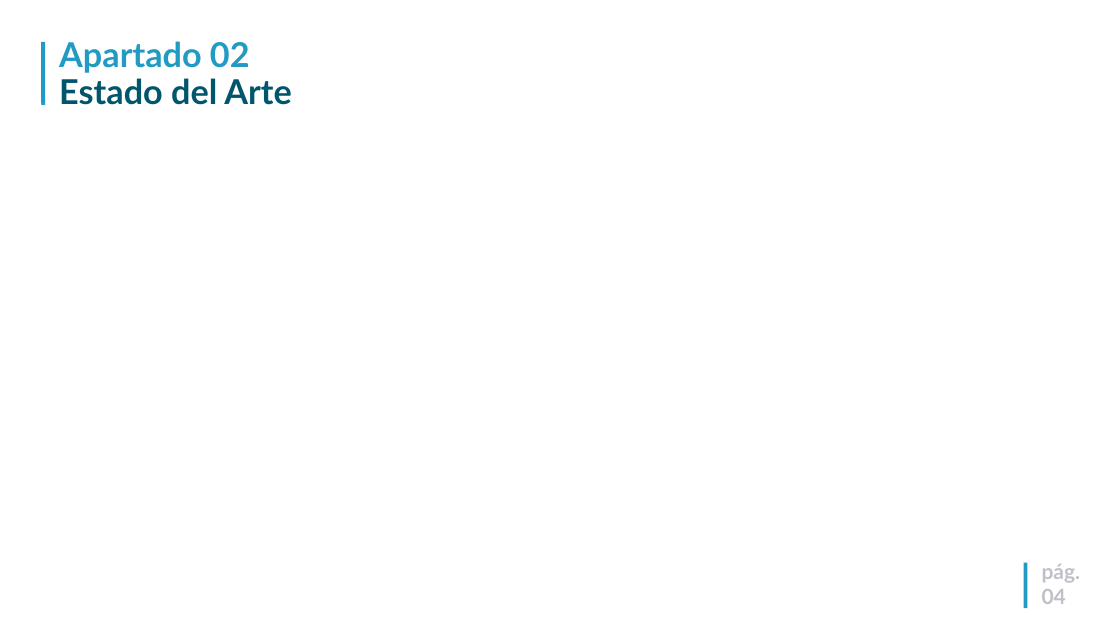
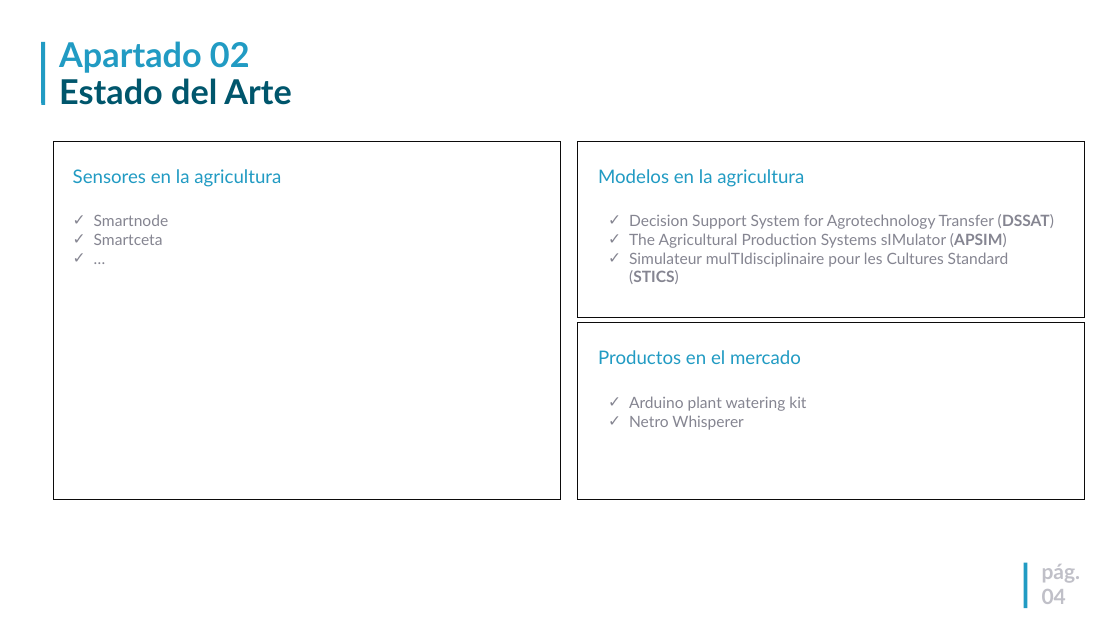
Before and after one commit to rgb2021/TFG, a slide deck: slide 4 of docs/presentacion.ppt. Drawn at 1120x630 pixels with LibreOffice and Linux fonts; fonts in the diff are those of the drawing; background and template pictures are left out. Boxes give left, top, right and bottom in pixels: in the first picture for what was removed or moved away, otherwise in the second. Text is boxed around its words. In the diff, an @@ line names an element or a change of style, - is before the commit and + after.

```diff
--- a/docs/presentacion.ppt
+++ b/docs/presentacion.ppt
@@ rectangle added at box(54, 141, 560, 499), fill #FFFFFF, outline #0C0B0B 0.99 pt @@
@@ rectangle added at box(578, 141, 1084, 318), fill #FFFFFF, outline #0C0B0B 0.99 pt @@
@@ rectangle added at box(67, 162, 511, 190), fill #FFFFFF, outline #FFFFFF 0.99 pt, 24 pt, text #219BC3 @@
+Sensores en la agricultura
@@ rectangle added at box(592, 162, 1066, 190), fill #FFFFFF, outline #FFFFFF 0.99 pt, 24 pt, text #219BC3 @@
+Modelos en la agricultura
@@ text added at box(94, 214, 169, 245), 20 pt, text #858591 @@
+✓ Smartnode
+✓ Smartceta
+✓ …
@@ text added at box(629, 214, 1054, 284), 20 pt, text #858591 @@
+✓ Decision Support System for Agrotechnology Transfer (DSSAT)
+✓ The Agricultural Production Systems sIMulator (APSIM)
+✓ Simulateur mulTIdisciplinaire pour les Cultures Standard (STICS)
@@ rectangle added at box(578, 323, 1084, 499), fill #FFFFFF, outline #0C0B0B 0.99 pt @@
@@ rectangle added at box(592, 343, 1066, 371), fill #FFFFFF, outline #FFFFFF 0.99 pt, 24 pt, text #219BC3 @@
+Productos en el mercado
@@ text added at box(629, 396, 806, 430), 20 pt, text #858591 @@
+✓ Arduino plant watering kit
+✓ Netro Whisperer
```
Also in this commit, not shown: 4 other slides changed, 3 other files.
